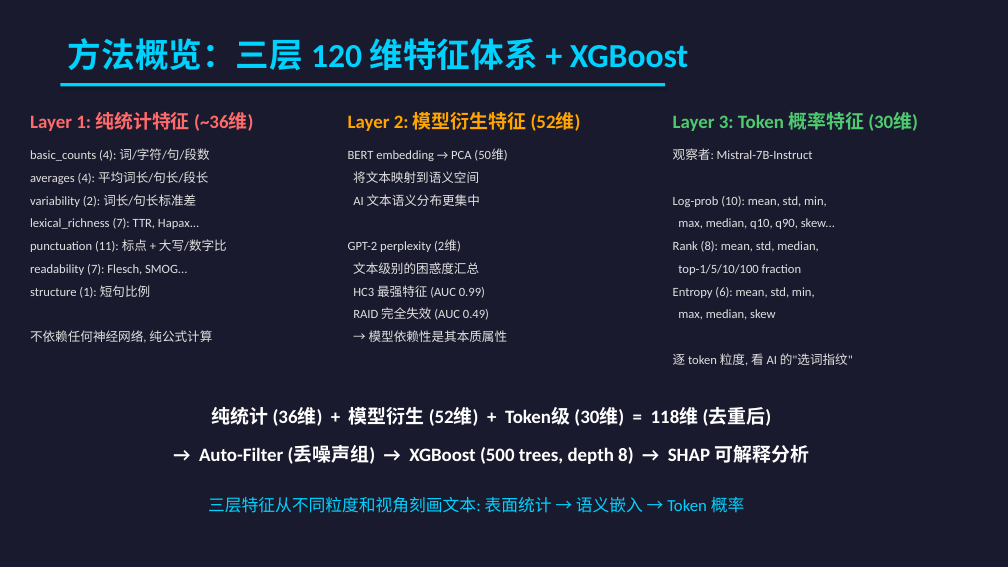
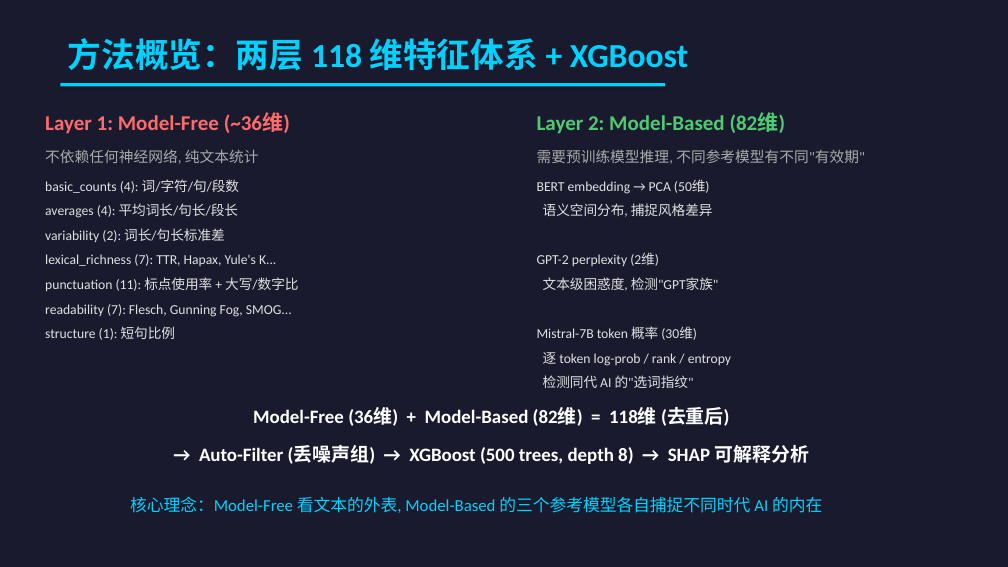
Before and after one commit to HaibinLai/HC3, a slide deck: slide 4 of reports/AIGC_Detection_Presentation.pptx. Drawn at 1008x567 pixels with LibreOffice and Linux fonts; fonts in the diff are those of the drawing. Boxes give left, top, right and bottom in pixels: in the first picture for what was removed or moved away, otherwise in the second. Text is boxed around its words. In the diff, an @@ line names an element or a change of style, - is before the commit and + after.

```diff
--- a/reports/AIGC_Detection_Presentation.pptx
+++ b/reports/AIGC_Detection_Presentation.pptx
@@ text at [68,38,688,71]: text changed @@
-方法概览：三层 120 维特征体系 + XGBoost
+方法概览：两层 118 维特征体系 + XGBoost
@@ text at [45,113,290,134]: text changed; size 18 to 20 pt @@
-Layer 1: 纯统计特征 (~36维)
+Layer 1: Model-Free (~36维)
@@ text removed at [348,112,581,131] @@
-Layer 2: 模型衍生特征 (52维)
@@ text added at [537,113,786,134], 20 pt, text #4ECB71, bold @@
+Layer 2: Model-Based (82维)
@@ text added at [45,149,259,164], 14 pt, text #AAAAAA @@
+不依赖任何神经网络, 纯文本统计
@@ text removed at [348,149,507,342] @@
-BERT embedding → PCA (50维)
-将文本映射到语义空间
-AI 文本语义分布更集中
-GPT-2 perplexity (2维)
-文本级别的困惑度汇总
-HC3 最强特征 (AUC 0.99)
-RAID 完全失效 (AUC 0.49)
-→ 模型依赖性是其本质属性
@@ text at [537,149,865,164]: text changed; size 18 to 14 pt; text colour #4ECB71 to #AAAAAA; bold off @@
-Layer 3: Token 概率特征 (30维)
+需要预训练模型推理, 不同参考模型有不同"有效期"
@@ text "basic_counts (4): 词/字符/句/段数": place and size @@
-text "basic_counts (4): 词/字符/句/段数" at [30,148,227,343]
+text "basic_counts (4): 词/字符/句/段数" at [45,179,298,340]
@@ text at [45,179,239,340]: size 12 to 13 pt in "basic_counts (4): 词/字符/句/段数", "averages (4): 平均词长/句长/段长", "variability (2): 词长/句长标准差", "structure (1): 短句比例" @@
@@ text at [537,179,731,388]: text changed; size 12 to 13 pt @@
-观察者: Mistral-7B-Instruct
-Log-prob (10): mean, std, min,
-max, median, q10, q90, skew...
-Rank (8): mean, std, median,
-top-1/5/10/100 fraction
-Entropy (6): mean, std, min,
-max, median, skew
-逐 token 粒度, 看 AI 的"选词指纹"
+BERT embedding → PCA (50维)
+语义空间分布, 捕捉风格差异
+GPT-2 perplexity (2维)
+文本级困惑度, 检测"GPT家族"
+Mistral-7B token 概率 (30维)
+逐 token log-prob / rank / entropy
+检测同代 AI 的"选词指纹"
@@ text at [45,254,298,317]: text changed; size 12 to 13 pt @@
-lexical_richness (7): TTR, Hapax...
-punctuation (11): 标点 + 大写/数字比
-readability (7): Flesch, SMOG...
+lexical_richness (7): TTR, Hapax, Yule's K...
+punctuation (11): 标点使用率 + 大写/数字比
+readability (7): Flesch, Gunning Fog, SMOG...
@@ text at [30,330,212,343]: paragraph removed @@
-不依赖任何神经网络, 纯公式计算
@@ text at [253,407,729,426]: text changed @@
-纯统计 (36维) + 模型衍生 (52维) + Token级 (30维) = 118维 (去重后)
+Model-Free (36维) + Model-Based (82维) = 118维 (去重后)
@@ text at [130,496,822,513]: text changed @@
-三层特征从不同粒度和视角刻画文本: 表面统计 → 语义嵌入 → Token 概率
+核心理念：Model-Free 看文本的外表, Model-Based 的三个参考模型各自捕捉不同时代 AI 的内在
```
Also in this commit, not shown: 2 other slides changed, 6 other files.
